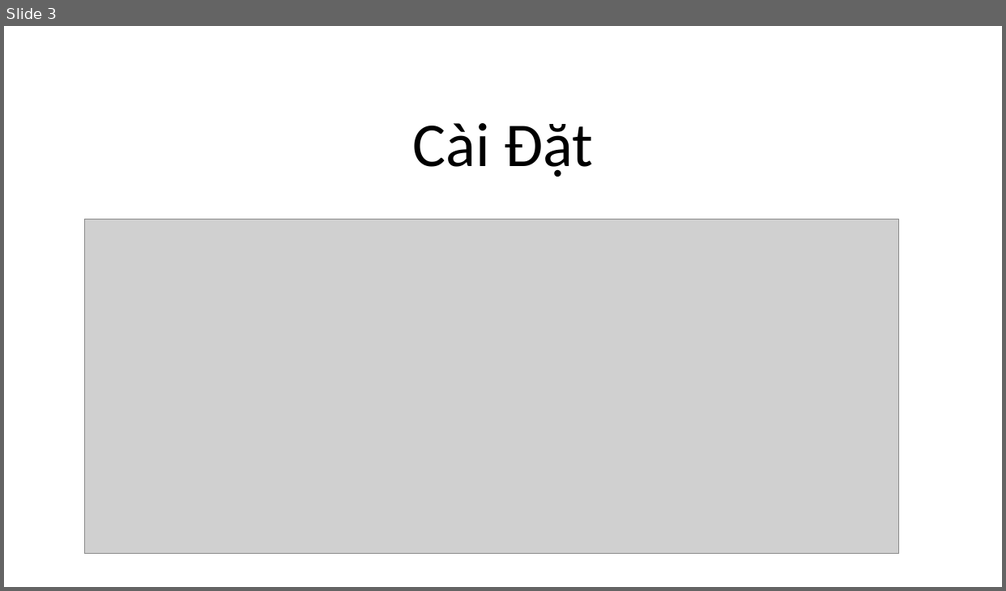
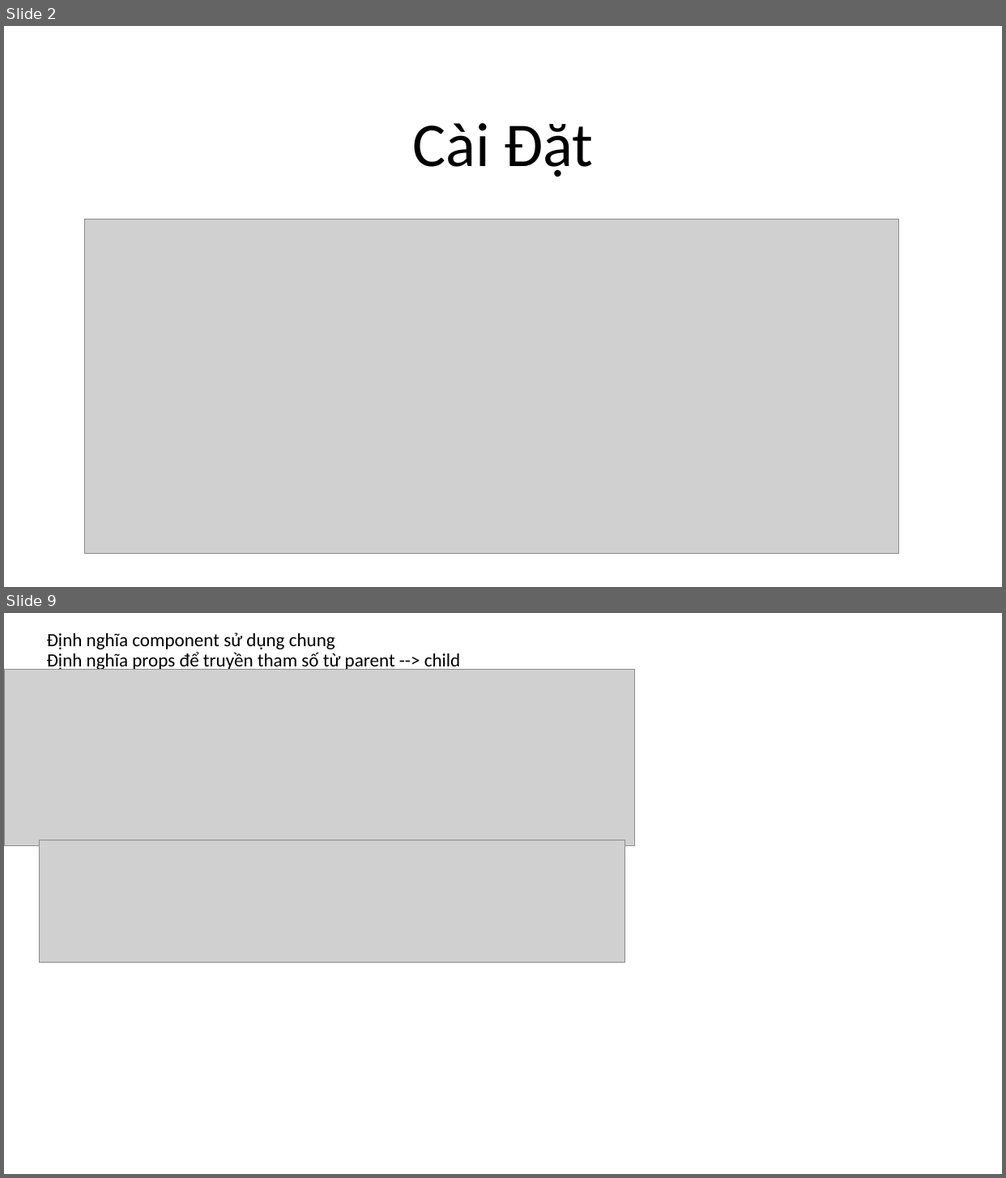
Before and after one commit to petertranhoanglinh/myoffice_demo, a slide deck: dos/React.pptx. Shown one above the other, each under a label of ours: slide 3 before the commit, slides 2 and 9 after it; the slides between them are not shown. The pictures are 1006x591 and 1006x1178 pixels, drawn with LibreOffice and Linux fonts; fonts in the diff are those of the drawing; grey boxes stand for pictures. Boxes give left, top, right and bottom in pixels: in the first picture for what was removed or moved away, otherwise in the second. Text is boxed around its words. In the diff, an @@ line names an element or a change of style, - is before the commit and + after.

```diff
--- a/dos/React.pptx
+++ b/dos/React.pptx
@@ slide 9 added at (4, 613, 1002, 1174), background #FFFFFF @@
@@ title added at (47, 632, 461, 672), 18 pt, text #000000 @@
+Định nghĩa component sử dụng chung
+Định nghĩa props để truyền tham số từ parent --> child
@@ picture added at (4, 670, 635, 845) @@
@@ picture added at (39, 840, 624, 963) @@
@@ what was slide 3 is now slide 2 @@
```
Also in this commit, not shown: 1 slide changed, 7 other slides added, 14 slides removed, 5 other files.
